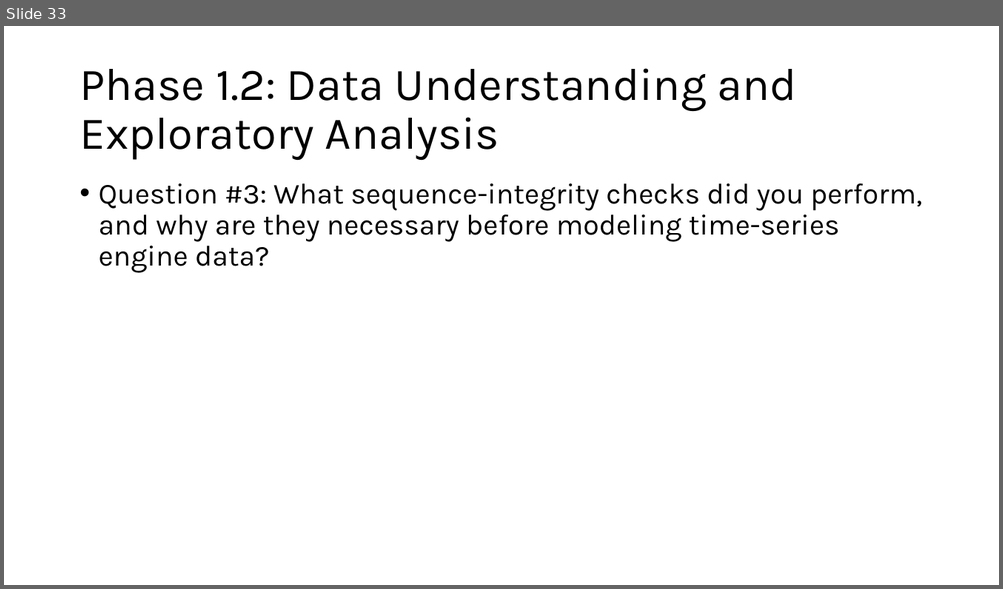
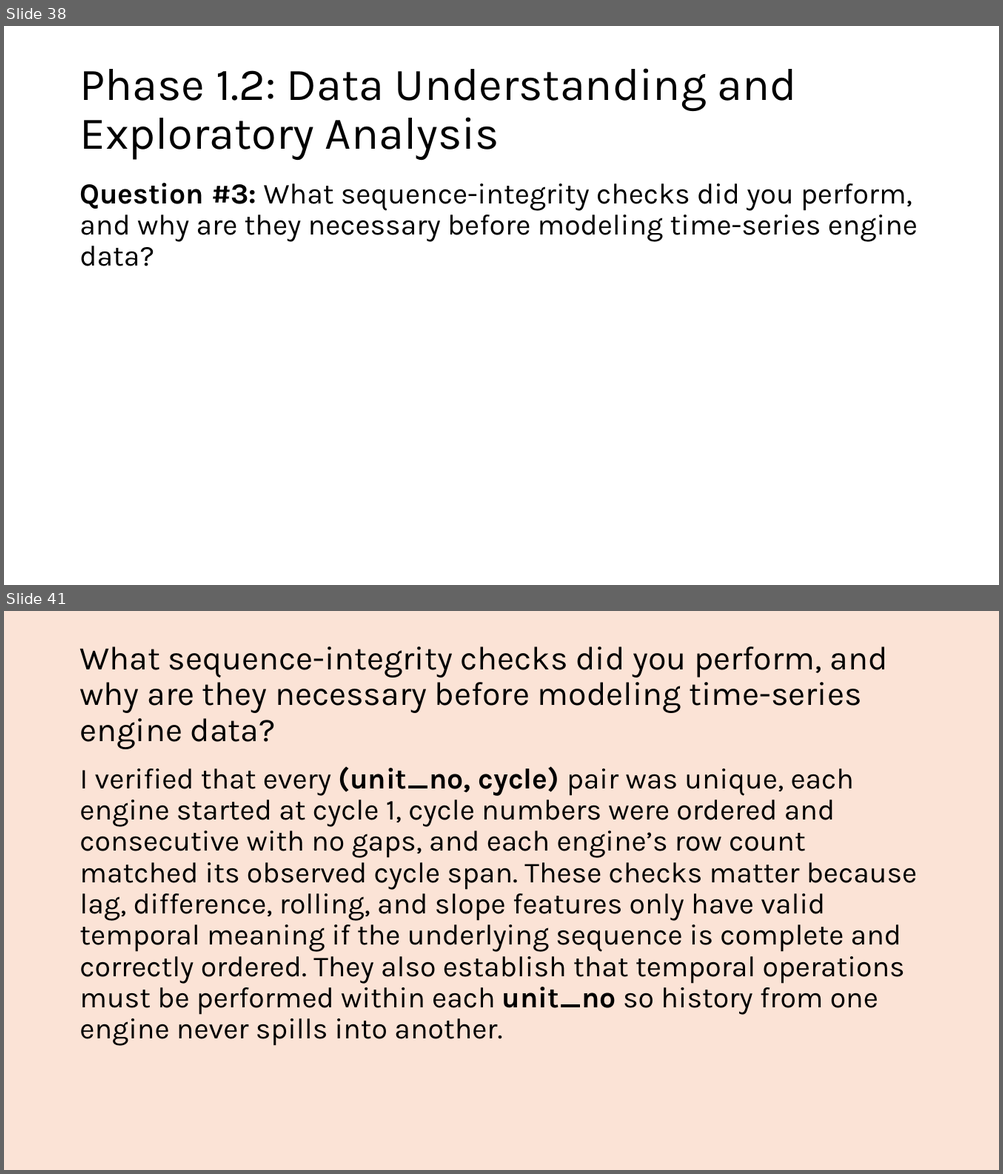
Before and after one commit to stuart-spackman/ml-predictive-maintenance-mlops, a slide deck: documents/active_recall.pptx. Shown one above the other, each under a label of ours: slide 33 before the commit, slides 38 and 41 after it; the slides between them are not shown. The pictures are 1003x589 and 1003x1174 pixels, drawn with LibreOffice and Linux fonts; fonts in the diff are those of the drawing. Boxes give left, top, right and bottom in pixels: in the first picture for what was removed or moved away, otherwise in the second. Text is boxed around its words. In the diff, an @@ line names an element or a change of style, - is before the commit and + after.

```diff
--- a/documents/active_recall.pptx
+++ b/documents/active_recall.pptx
@@ slide 41 added at (4,611,999,1170), background #FBE3D6 @@
@@ title added at (79,647,887,749), 32 pt, text #000000 @@
+What sequence-integrity checks did you perform, and why are they necessary before modeling time-series engine data?
@@ text added at (79,766,916,1046), 28 pt, text #000000 @@
+I verified that every (unit_no, cycle) pair was unique, each engine started at cycle 1, cycle numbers were ordered and consecutive with no gaps, and each engine’s row count matched its observed cycle span. These checks matter because lag, difference, rolling, and slope features only have valid temporal meaning if the underlying sequence is complete and correctly ordered. They also establish that temporal operations must be performed within each unit_no so history from one engine never spills into another.
@@ what was slide 33 is now slide 38 @@
@@ slide 38 changed as well @@
@@ text "Question #3: What sequence-integrity checks ..." at (79,183,917,266): bold on in "Question #3:"; bullet • to none @@
```
Also in this commit, not shown: 36 other slides changed, 36 other slides added, 3 slides removed, 14 other files.
